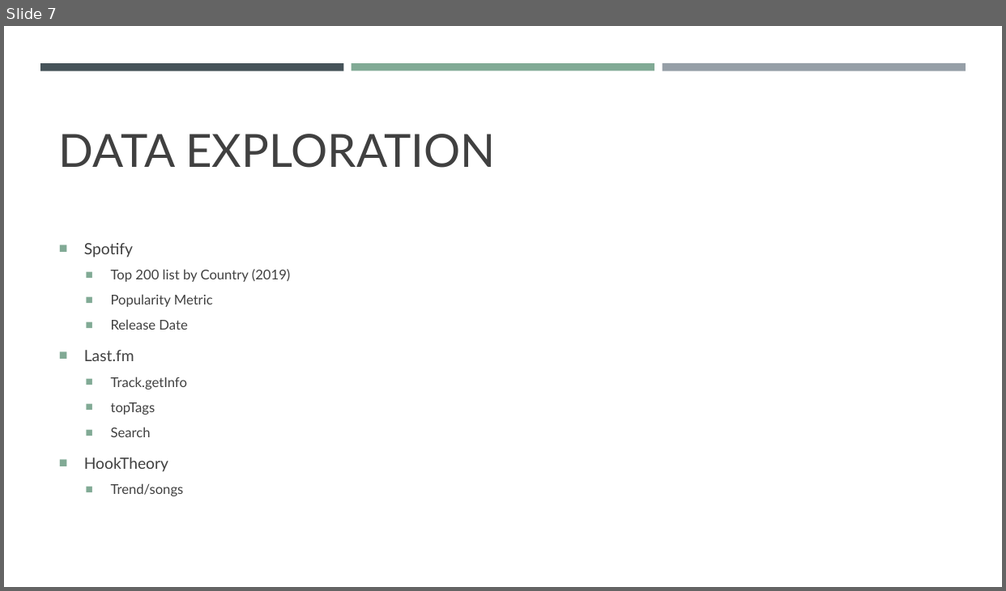
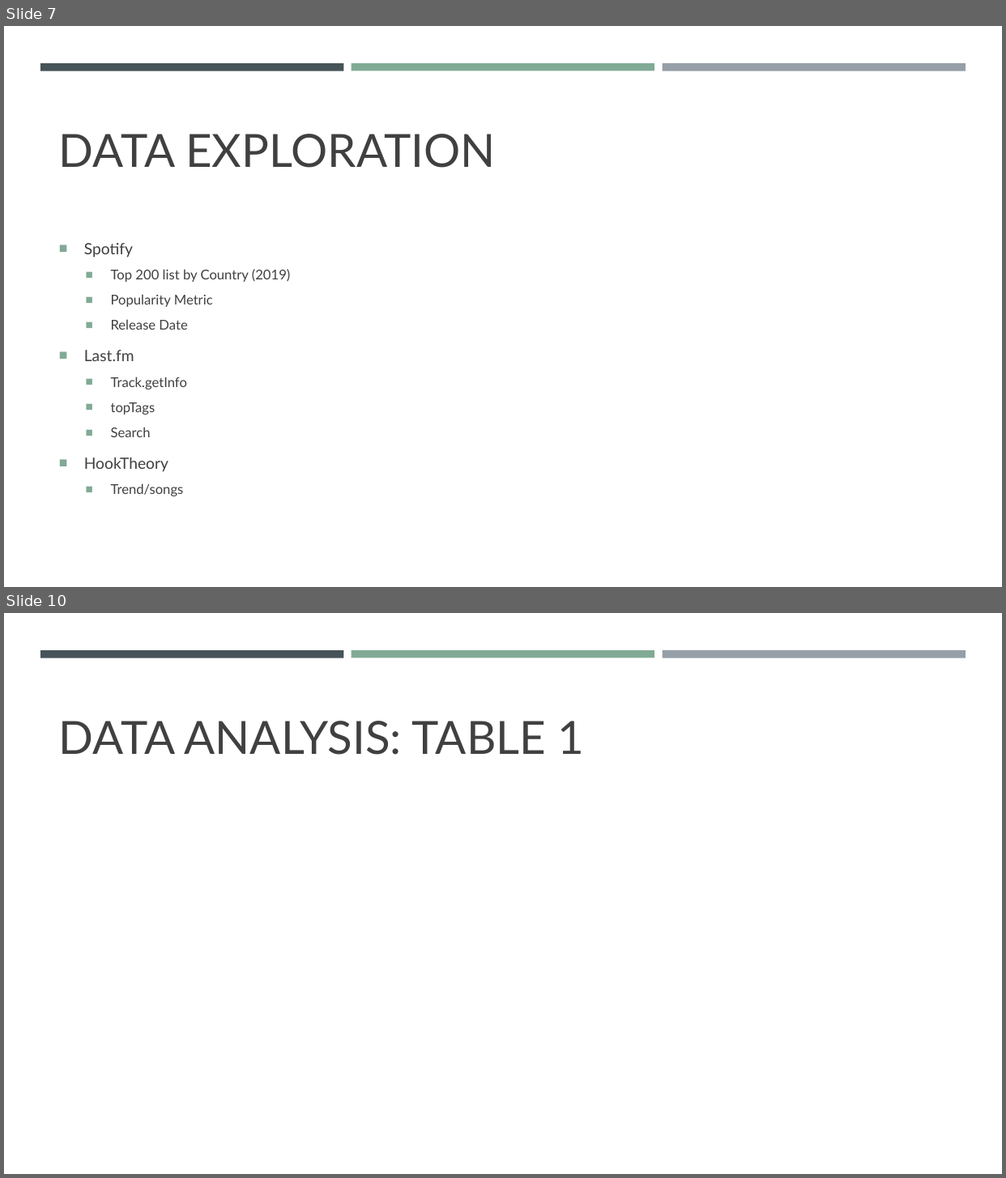
Before and after one commit to 77culhane/GWU_Fall_2019_Project01_The_Geeknd, a slide deck: Musical Chord Progression analysis.pptm. Shown one above the other, each under a label of ours: slide 7 before the commit, slides 7 and 10 after it; the slides between them are not shown. The pictures are 1006x591 and 1006x1178 pixels, drawn with LibreOffice and Linux fonts; fonts in the diff are those of the drawing. Boxes give left, top, right and bottom in pixels: in the first picture for what was removed or moved away, otherwise in the second. Text is boxed around its words. In the diff, an @@ line names an element or a change of style, - is before the commit and + after.

```diff
--- a/Musical Chord Progression analysis.pptm
+++ b/Musical Chord Progression analysis.pptm
@@ slide 10 added at [4,613,1002,1174], background #FFFFFF; not listed: 3 template elements that a slide beside it also shows @@
@@ title added at [59,721,585,755], 44 pt, text #404040 @@
+DATA ANALYSIS: TABLE 1
```
Also in this commit, not shown: 2 slides changed, 8 other slides added, 1 slide removed.
